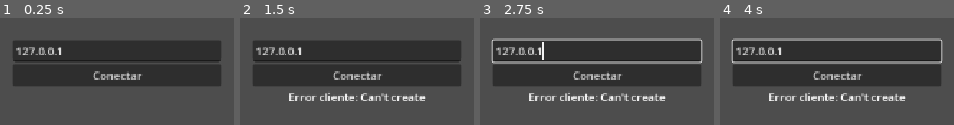
Above: before the commit, frames 1-4 (left to right).
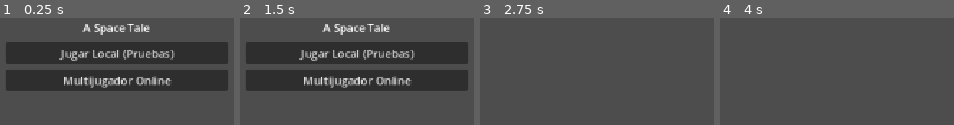
Above: after the commit, the same moments.

Repository: Khaled-Martivill/A-Space-Tale
Game: Godot game, scene res://scenes/main_menu.tscn
The game is run twice, just before and just after one commit, with the same random seed, the same clock (stepped at 60 frames per second) and the same inputs. The engine's default icon, where the game draws it, is replaced by a stand-in: a white triangle on a blue panel in a dark square.
Inputs (mouse positions are in pixels of both pictures, inside the frame that each line leads up to):
- Up to frame 1 (0.25 s): no input
- Up to frame 2 (1.5 s): click (357, 75) at 0.5 s, where only the run before the commit has a clickable "Conectar"; click (357, 107) at 1.25 s, where only the run after the commit has a clickable "Volver"
- Up to frame 3 (2.75 s): click (597, 53) at 2 s, where only the run after the commit has a clickable "Jugar Local (Pruebas)"
- Up to frame 4 (4 s): tap Enter at 2.75 s; hold Up (Arriba) from 2.78 s (still down); tap Space at 3.5 s

The runs differ from the first frame. In frame 1, 19% of the frame differs, in the area x 2-98%, y 5-69%; in frame 2, 21%; in frame 3, 41%, in the area x 4-96%, y 18-78%; in frame 4, 41%.

Commit message:
feat(ui): agregar selector local/online con IP por defecto

Diff:
--- a/scenes/main_menu.tscn
+++ b/scenes/main_menu.tscn
@@ -9,27 +9,54 @@
 anchor_bottom = 1.0
 script = ExtResource("1_menu")
 
-[node name="VBoxContainer" type="VBoxContainer" parent="."]
+[node name="CenterBox" type="VBoxContainer" parent="."]
 layout_mode = 1
 anchors_preset = 8
 anchor_left = 0.5
 anchor_top = 0.5
 anchor_right = 0.5
 anchor_bottom = 0.5
-offset_left = -150.0
-offset_top = -60.0
-offset_right = 150.0
-offset_bottom = 60.0
+offset_left = -160.0
+offset_top = -90.0
+offset_right = 160.0
+offset_bottom = 90.0
+theme_override_constants/separation = 10
 
-[node name="IPInput" type="LineEdit" parent="VBoxContainer"]
+[node name="TitleLabel" type="Label" parent="CenterBox"]
 layout_mode = 2
-text = "127.0.0.1"
+text = "A Space Tale"
+horizontal_alignment = 1
+
+[node name="ModeSelectBox" type="VBoxContainer" parent="CenterBox"]
+layout_mode = 2
+theme_override_constants/separation = 8
+
+[node name="LocalButton" type="Button" parent="CenterBox/ModeSelectBox"]
+layout_mode = 2
+text = "Jugar Local (Pruebas)"
+
+[node name="OnlineMenuButton" type="Button" parent="CenterBox/ModeSelectBox"]
+layout_mode = 2
+text = "Multijugador Online"
+
+[node name="OnlineBox" type="VBoxContainer" parent="CenterBox"]
+visible = false
+layout_mode = 2
+theme_override_constants/separation = 8
+
+[node name="IPInput" type="LineEdit" parent="CenterBox/OnlineBox"]
+layout_mode = 2
+text = "100.106.142.83"
 placeholder_text = "IP Tailscale (100.x.y.z)"
 
-[node name="ConnectButton" type="Button" parent="VBoxContainer"]
+[node name="ConnectButton" type="Button" parent="CenterBox/OnlineBox"]
 layout_mode = 2
 text = "Conectar"
 
-[node name="StatusLabel" type="Label" parent="VBoxContainer"]
+[node name="BackButton" type="Button" parent="CenterBox/OnlineBox"]
+layout_mode = 2
+text = "Volver"
+
+[node name="StatusLabel" type="Label" parent="CenterBox/OnlineBox"]
 layout_mode = 2
 horizontal_alignment = 1
--- a/scripts/main_menu.gd
+++ b/scripts/main_menu.gd
@@ -1,17 +1,44 @@
 extends Control
 
-@onready var ip_input: LineEdit = $VBoxContainer/IPInput
-@onready var connect_btn: Button = $VBoxContainer/ConnectButton
-@onready var status_label: Label = $VBoxContainer/StatusLabel
+@onready var mode_box: VBoxContainer = $CenterBox/ModeSelectBox
+@onready var online_box: VBoxContainer = $CenterBox/OnlineBox
+@onready var local_btn: Button = $CenterBox/ModeSelectBox/LocalButton
+@onready var online_menu_btn: Button = $CenterBox/ModeSelectBox/OnlineMenuButton
+@onready var ip_input: LineEdit = $CenterBox/OnlineBox/IPInput
+@onready var connect_btn: Button = $CenterBox/OnlineBox/ConnectButton
+@onready var back_btn: Button = $CenterBox/OnlineBox/BackButton
+@onready var status_label: Label = $CenterBox/OnlineBox/StatusLabel
 
 func _ready() -> void:
-	connect_btn.pressed.connect(_on_connect_pressed)
-	Network.connection_failed_msg.connect(func(msg: String):
-		status_label.text = msg
-		connect_btn.disabled = false
-	)
+    local_btn.pressed.connect(_on_local_pressed)
+    online_menu_btn.pressed.connect(_on_online_menu_pressed)
+    back_btn.pressed.connect(_on_back_pressed)
+    connect_btn.pressed.connect(_on_connect_pressed)
+    Network.connection_failed_msg.connect(_on_connection_failed)
+
+func _on_local_pressed() -> void:
+    local_btn.disabled = true
+    online_menu_btn.disabled = true
+    Network.start_local()
+
+func _on_online_menu_pressed() -> void:
+    mode_box.visible = false
+    online_box.visible = true
+    status_label.text = ""
+    connect_btn.disabled = false
+
+func _on_back_pressed() -> void:
+    online_box.visible = false
+    mode_box.visible = true
+    status_label.text = ""
 
 func _on_connect_pressed() -> void:
-	connect_btn.disabled = true
-	status_label.text = "Conectando a %s..." % ip_input.text
-	Network.join_server(ip_input.text)
+    connect_btn.disabled = true
+    back_btn.disabled = true
+    status_label.text = "Conectando a %s..." % ip_input.text
+    Network.join_server(ip_input.text)
+
+func _on_connection_failed(msg: String) -> void:
+    status_label.text = msg
+    connect_btn.disabled = false
+    back_btn.disabled = false
--- a/scripts/network.gd
+++ b/scripts/network.gd
@@ -1,78 +1,98 @@
 extends Node
 
 const DEFAULT_PORT := 7777
+const DEFAULT_IP := "100.106.142.83"
 const PLAYER_SCENE := preload("res://scenes/player.tscn")
 const WORLD_SCENE_PATH := "res://scenes/world.tscn"
 
 signal connection_failed_msg(reason: String)
 
 func _ready() -> void:
-	var args := OS.get_cmdline_user_args()
-	var port := DEFAULT_PORT
-	var connect_ip := ""
+    var args := OS.get_cmdline_user_args()
+    var port := DEFAULT_PORT
+    var connect_ip := ""
 
-	for arg in args:
-		if arg.begins_with("--port="):
-			port = arg.split("=")[1].to_int()
-		elif arg.begins_with("--connect="):
-			connect_ip = arg.split("=")[1]
+    for arg in args:
+        if arg.begins_with("--port="):
+            port = arg.split("=")[1].to_int()
+        elif arg.begins_with("--connect="):
+            connect_ip = arg.split("=")[1]
 
-	if "--server" in args:
-		start_server(port)
-	elif connect_ip != "":
-		join_server(connect_ip, port)
+    if "--server" in args:
+        start_server(port)
+    elif "--local" in args:
+        start_local()
+    elif connect_ip != "":
+        join_server(connect_ip, port)
+
+func start_local() -> void:
+    multiplayer.multiplayer_peer = OfflineMultiplayerPeer.new()
+    get_tree().change_scene_to_file.call_deferred(WORLD_SCENE_PATH)
 
 func start_server(port: int = DEFAULT_PORT) -> void:
-	var peer := ENetMultiplayerPeer.new()
-	var err := peer.create_server(port, 16)
-	if err != OK:
-		push_error("[SERVER] Error puerto %d: %s" % [port, error_string(err)])
-		get_tree().quit(1)
-		return
+    var peer := ENetMultiplayerPeer.new()
+    var err := peer.create_server(port, 16)
+    if err != OK:
+        push_error("[SERVER] Error puerto %d: %s" % [port, error_string(err)])
+        get_tree().quit(1)
+        return
 
-	multiplayer.multiplayer_peer = peer
-	multiplayer.peer_connected.connect(func(id: int): print("[SERVER] Conectado: ", id))
-	multiplayer.peer_disconnected.connect(_on_peer_disconnected)
-	print("[SERVER] Escuchando en 0.0.0.0:%d/udp" % port)
-	get_tree().change_scene_to_file.call_deferred(WORLD_SCENE_PATH)
+    multiplayer.multiplayer_peer = peer
+    multiplayer.peer_connected.connect(func(id: int): print("[SERVER] Conectado: ", id))
+    multiplayer.peer_disconnected.connect(_on_peer_disconnected)
+    print("[SERVER] Escuchando en 0.0.0.0:%d/udp" % port)
+    get_tree().change_scene_to_file.call_deferred(WORLD_SCENE_PATH)
 
 func join_server(ip: String, port: int = DEFAULT_PORT) -> void:
-	var peer := ENetMultiplayerPeer.new()
-	var err := peer.create_client(ip.strip_edges(), port)
-	if err != OK:
-		connection_failed_msg.emit("Error cliente: " + error_string(err))
-		return
+    var target_ip := ip.strip_edges()
+    if target_ip == "":
+        target_ip = DEFAULT_IP
 
-	multiplayer.multiplayer_peer = peer
-	multiplayer.connected_to_server.connect(func(): get_tree().change_scene_to_file(WORLD_SCENE_PATH), CONNECT_ONE_SHOT)
-	multiplayer.connection_failed.connect(_on_connected_fail, CONNECT_ONE_SHOT)
-	multiplayer.server_disconnected.connect(_on_server_disconnected, CONNECT_ONE_SHOT)
+    var peer := ENetMultiplayerPeer.new()
+    var err := peer.create_client(target_ip, port)
+    if err != OK:
+        connection_failed_msg.emit("Error cliente: " + error_string(err))
+        return
+
+    multiplayer.multiplayer_peer = peer
+    if not multiplayer.connected_to_server.is_connected(_on_connected_ok):
+        multiplayer.connected_to_server.connect(_on_connected_ok, CONNECT_ONE_SHOT)
+    if not multiplayer.connection_failed.is_connected(_on_connected_fail):
+        multiplayer.connection_failed.connect(_on_connected_fail, CONNECT_ONE_SHOT)
+    if not multiplayer.server_disconnected.is_connected(_on_server_disconnected):
+        multiplayer.server_disconnected.connect(_on_server_disconnected, CONNECT_ONE_SHOT)
+
+func _on_connected_ok() -> void:
+    get_tree().change_scene_to_file(WORLD_SCENE_PATH)
 
 func _on_connected_fail() -> void:
-	multiplayer.multiplayer_peer = null
-	connection_failed_msg.emit("Fallo de conexion (revisa IP/puerto).")
+    multiplayer.multiplayer_peer = null
+    connection_failed_msg.emit("Fallo de conexion (revisa IP/puerto).")
 
 func _on_server_disconnected() -> void:
-	multiplayer.multiplayer_peer = null
-	get_tree().change_scene_to_file("res://scenes/main_menu.tscn")
+    multiplayer.multiplayer_peer = null
+    get_tree().change_scene_to_file("res://scenes/main_menu.tscn")
 
-@rpc("any_peer", "call_remote", "reliable")
+@rpc("any_peer", "call_local", "reliable")
 func request_spawn() -> void:
-	if not multiplayer.is_server():
-		return
-	var sender_id := multiplayer.get_remote_sender_id()
-	var container := get_tree().current_scene.get_node_or_null("Players")
-	if container == null or container.has_node(str(sender_id)):
-		return
+    if not multiplayer.is_server():
+        return
+    var sender_id := multiplayer.get_remote_sender_id()
+    if sender_id == 0:
+        sender_id = multiplayer.get_unique_id()
+    var container := get_tree().current_scene.get_node_or_null("Players")
+    if container == null or container.has_node(str(sender_id)):
+        return
 
-	var player := PLAYER_SCENE.instantiate()
-	player.name = str(sender_id)
-	player.position = Vector2(randf_range(100, 400), randf_range(100, 300))
-	container.add_child(player, true)
-	print("[SERVER] Jugador instanciado: ", sender_id)
+    var player := PLAYER_SCENE.instantiate()
+    player.name = str(sender_id)
+    player.position = Vector2(randf_range(100, 400), randf_range(100, 300))
+    container.add_child(player, true)
+    if not (multiplayer.multiplayer_peer is OfflineMultiplayerPeer):
+        print("[SERVER] Jugador instanciado: ", sender_id)
 
 func _on_peer_disconnected(id: int) -> void:
-	print("[SERVER] Desconectado: ", id)
-	var container := get_tree().current_scene.get_node_or_null("Players")
-	if container and container.has_node(str(id)):
-		container.get_node(str(id)).queue_free()
+    print("[SERVER] Desconectado: ", id)
+    var container := get_tree().current_scene.get_node_or_null("Players")
+    if container and container.has_node(str(id)):
+        container.get_node(str(id)).queue_free()
